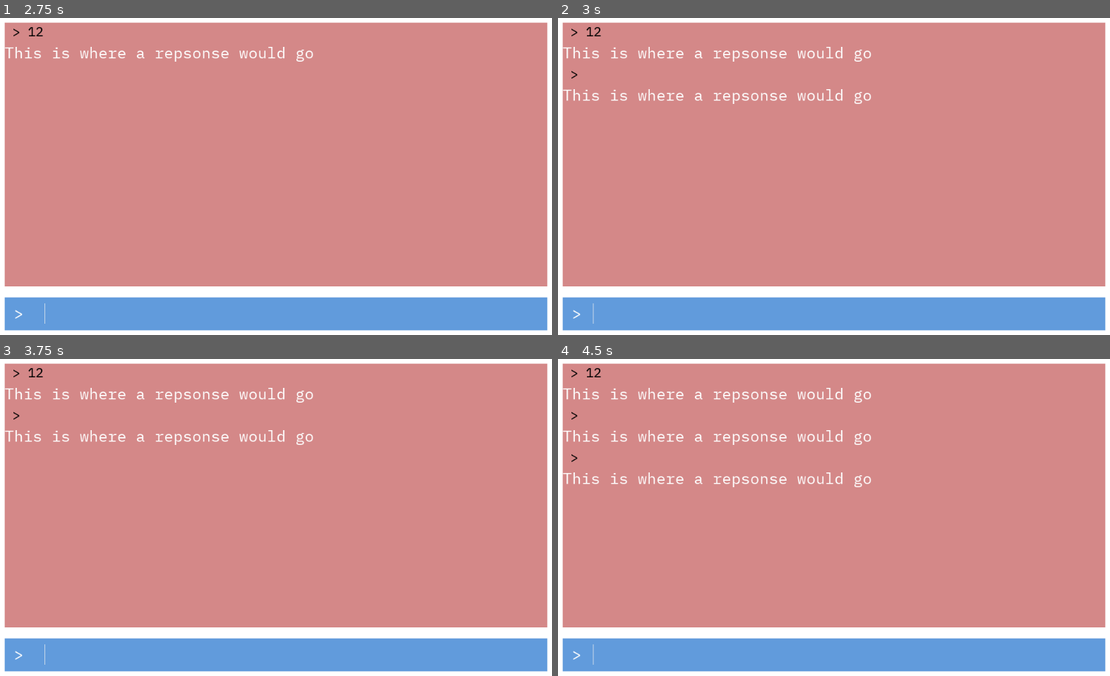
Above: before the commit, frames 1-4 (two rows, left to right).
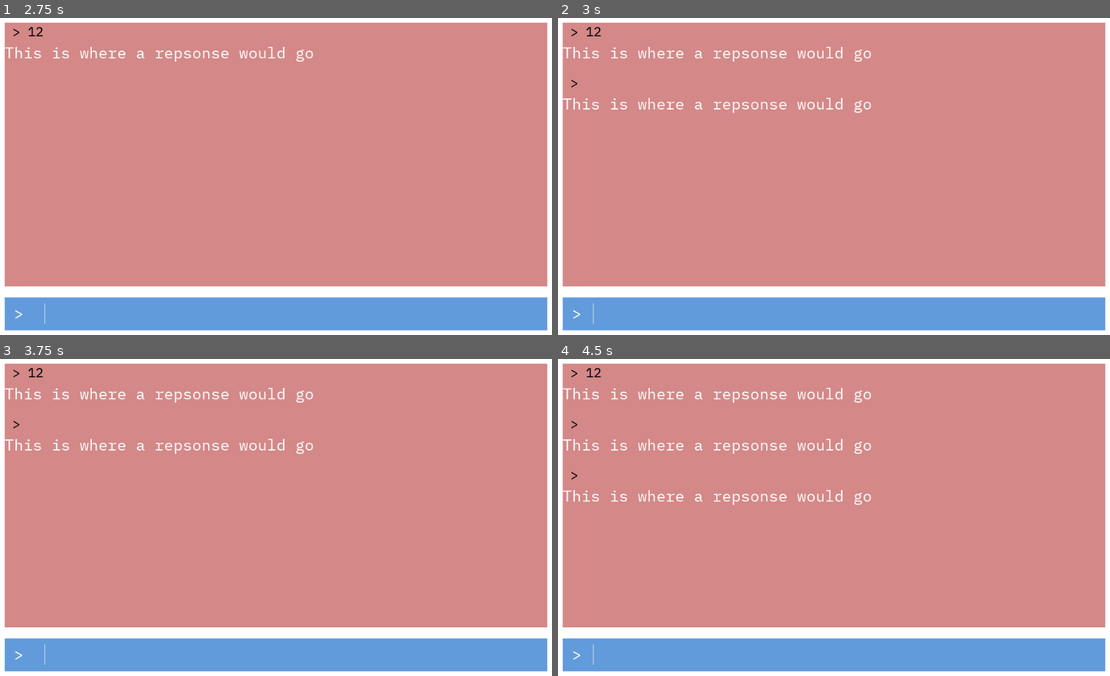
Above: after the commit, the same moments.

Repository: DesertDragen/Text-Adventure-Game
Game: Godot game, scene res://Game.tscn
The game is run twice, just before and just after one commit, with the same random seed, the same clock (stepped at 60 frames per second) and the same inputs.
Inputs (mouse positions are in pixels of both pictures, inside the frame that each line leads up to):
- Up to frame 1 (2.75 s): click (292, 312) at 0.52 s; type "12" at 0.6 s; tap Enter at 1.25 s; tap Space at 2 s
- Up to frame 2 (3 s): tap Enter at 2.75 s
- Up to frame 3 (3.75 s): tap Space at 3.5 s
- Up to frame 4 (4.5 s): tap Enter at 4.25 s

Frame 1 is identical in both runs. In frame 2, 1.1% of the frame differs, in the area x 0-57%, y 16-30%; in frame 3, 1.1%; in frame 4, 2.2%, in the area x 0-57%, y 16-46%.

Commit message:
Added auto scroll

Diff:
--- a/Game.tscn
+++ b/Game.tscn
@@ -48,12 +48,13 @@
 size_flags_vertical = 3
 custom_styles/panel = SubResource( 2 )
 
-[node name="ScrollContainer" type="ScrollContainer" parent="Background/MarginContainer/Rows/GameInfo"]
+[node name="Scroll" type="ScrollContainer" parent="Background/MarginContainer/Rows/GameInfo"]
 margin_right = 984.0
 margin_bottom = 480.0
 scroll_horizontal_enabled = false
 
-[node name="HistoryRows" type="VBoxContainer" parent="Background/MarginContainer/Rows/GameInfo/ScrollContainer"]
+[node name="HistoryRows" type="VBoxContainer" parent="Background/MarginContainer/Rows/GameInfo/Scroll"]
+custom_constants/separation = 20
 
 [node name="InputArea" type="PanelContainer" parent="Background/MarginContainer/Rows"]
 margin_top = 500.0
--- a/scripts/Game.gd
+++ b/scripts/Game.gd
@@ -3,10 +3,28 @@
 # Storing the data of the InputResponse scene
 const InputResponse = preload("res://scenes/InputResponse.tscn")
 
+var max_scroll_length := 0
+
 # Only use $ to access the children of the nodes
-onready var history_rows = $Background/MarginContainer/Rows/GameInfo/ScrollContainer/HistoryRows
+onready var history_rows = $Background/MarginContainer/Rows/GameInfo/Scroll/HistoryRows
+onready var scroll = $Background/MarginContainer/Rows/GameInfo/Scroll
+onready var scrollbar = scroll.get_v_scrollbar()
 
 
+func _ready() -> void:
+	scrollbar.connect("changed", self, "handle_scrollbar_changed")
+	# Set a max baseline for the scroll length
+	max_scroll_length = scrollbar.max_value
+
+
+# Only scroll down when the max value of the scrollbar changes
+func handle_scrollbar_changed():
+	if max_scroll_length != scrollbar.max_value:
+		max_scroll_length = scrollbar.max_value
+		scroll.scroll_vertical = max_scroll_length
+
+
+#
 func _on_Input_text_entered(new_text: String) -> void:
 	# Creating an instance of the InputResponse scene
 	var input_response = InputResponse.instance()
